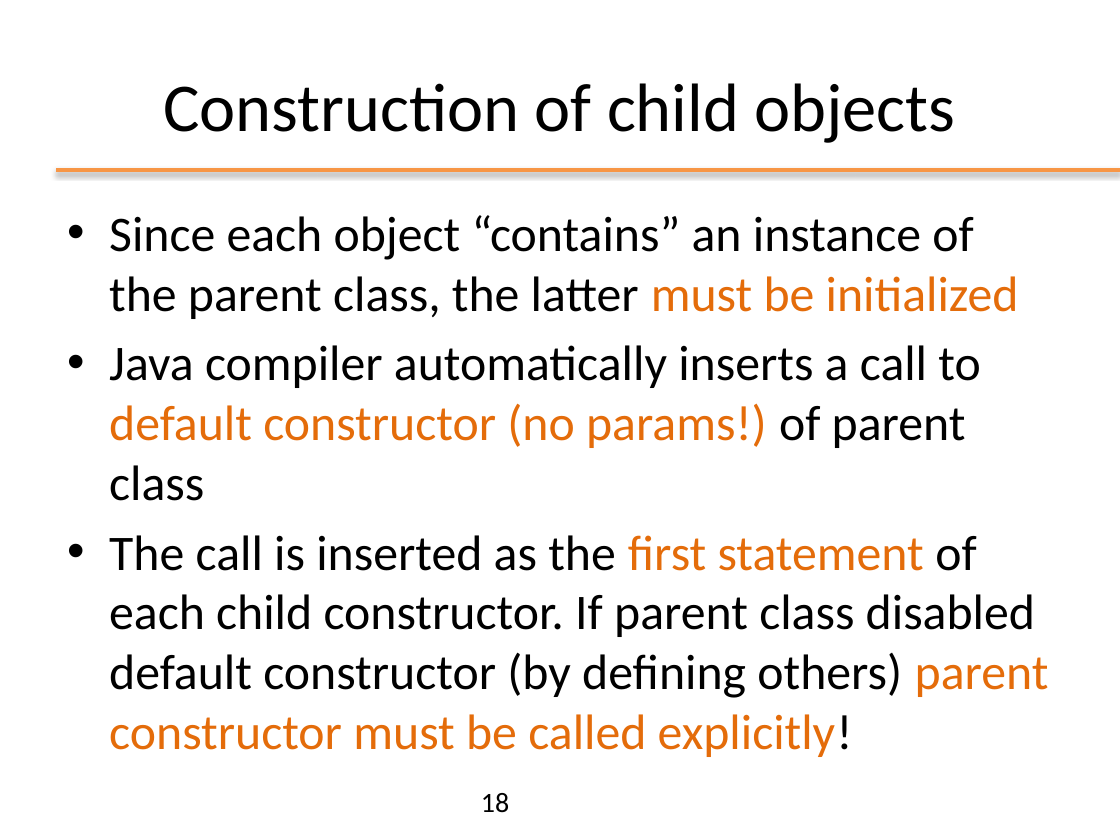
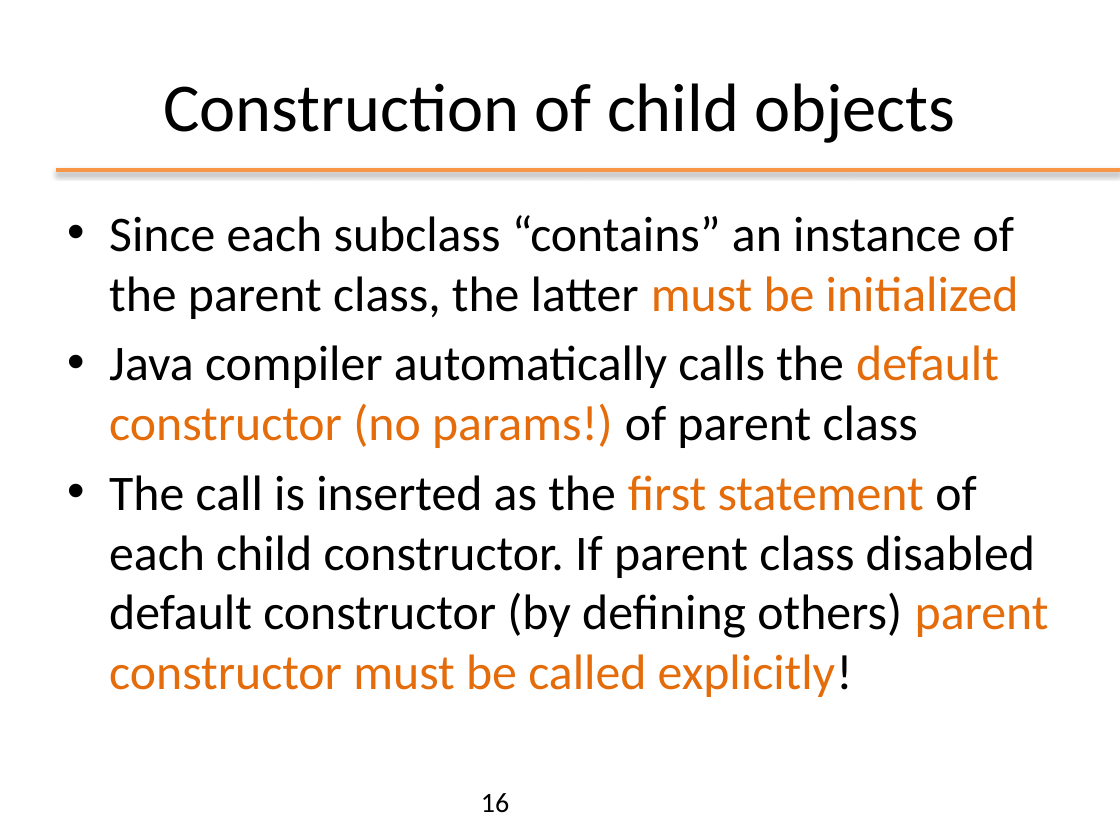
Before and after one commit to matt498/ooprogramming, a slide deck: slide 16 of slides/ppt/03_OOP_Inheritance.pptx (slide 18 before the commit). Drawn at 1120x840 pixels with LibreOffice and Linux fonts; fonts in the diff are those of the drawing; background and template pictures are left out. Boxes give left, top, right and bottom in pixels: in the first picture for what was removed or moved away, otherwise in the second. Text is boxed around its words. In the diff, an @@ line names an element or a change of style, - is before the commit and + after.

```diff
--- a/slides/ppt/03_OOP_Inheritance.pptx
+++ b/slides/ppt/03_OOP_Inheritance.pptx
@@ text at [109,215,1019,448]: text changed @@
-• Since each object “contains” an instance of the parent class, the latter must be initialized
-• Java compiler automatically inserts a call to default constructor (no params!) of parent class
+• Since each subclass “contains” an instance of the parent class, the latter must be initialized
+• Java compiler automatically calls the default constructor (no params!) of parent class
@@ page number at [481,793,509,813]: text changed @@
-18
+16
```
Also in this commit, not shown: 25 other slides changed, 1 slide added, 1 slide removed, 6 other files.
